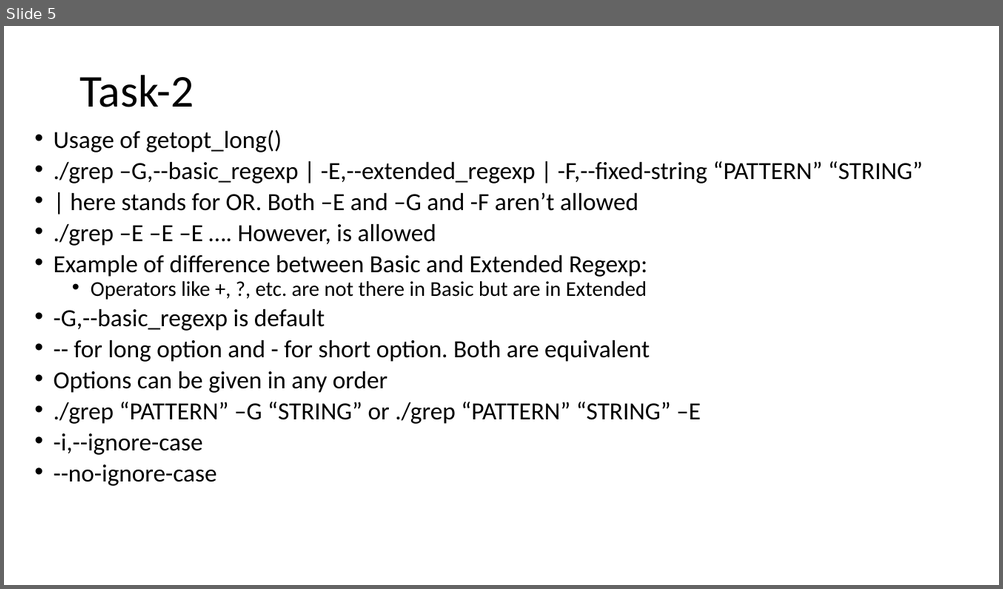
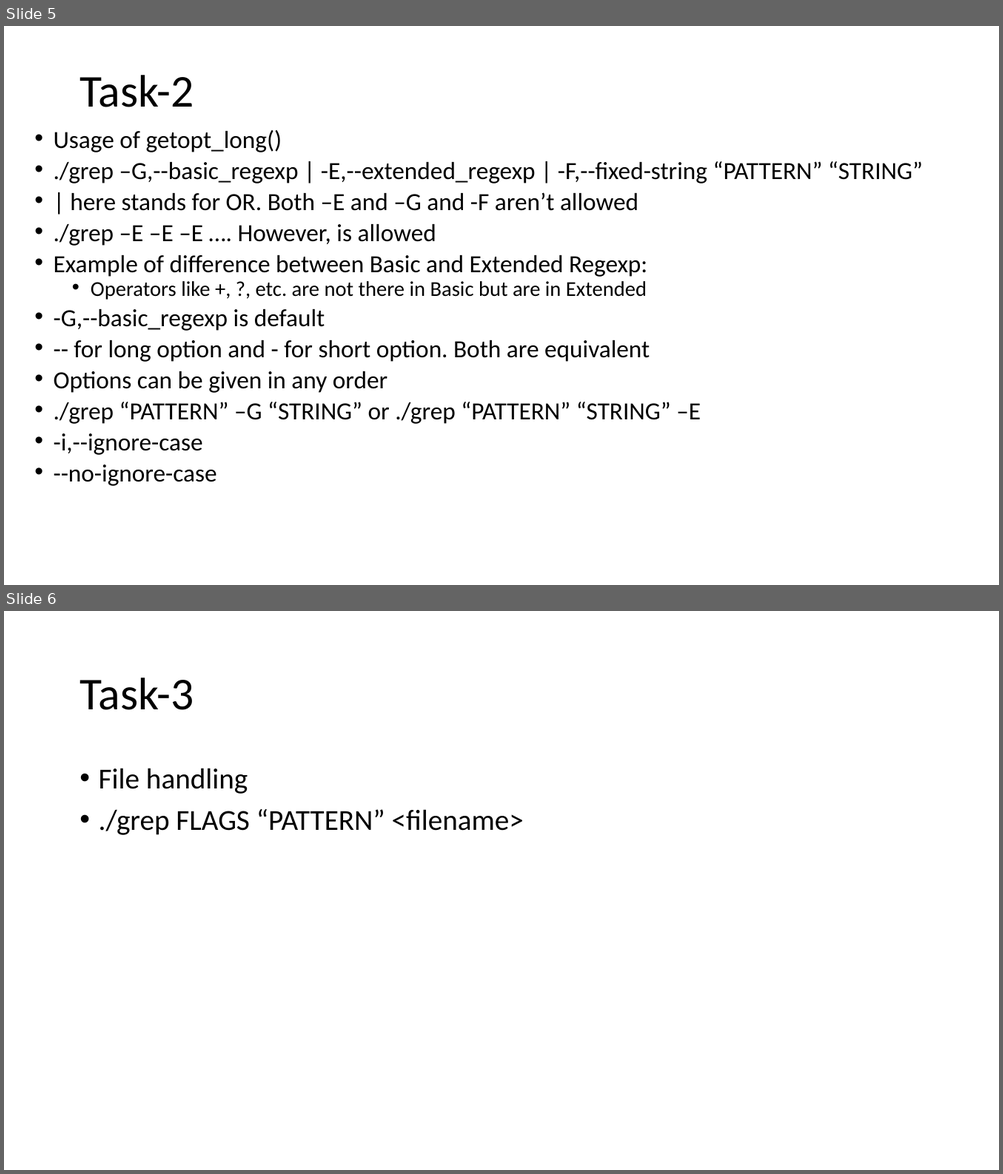
Before and after one commit to vishwesh-pujari/grep, a slide deck: grep.pptx. Shown one above the other, each under a label of ours: slide 5 before the commit, slides 5 and 6 after it. The pictures are 1003x589 and 1003x1174 pixels, drawn with LibreOffice and Linux fonts; fonts in the diff are those of the drawing. Boxes give left, top, right and bottom in pixels: in the first picture for what was removed or moved away, otherwise in the second. Text is boxed around its words. In the diff, an @@ line names an element or a change of style, - is before the commit and + after.

```diff
--- a/grep.pptx
+++ b/grep.pptx
@@ slide 6 added at [4, 611, 999, 1170], background #FFFFFF @@
@@ title added at [79, 678, 193, 710], 44 pt, text #000000 @@
+Task-3
@@ text added at [99, 768, 523, 835], 28 pt, text #000000 @@
+• File handling
+• ./grep FLAGS “PATTERN” <filename>
```
Also in this commit, not shown: 17 other files.
